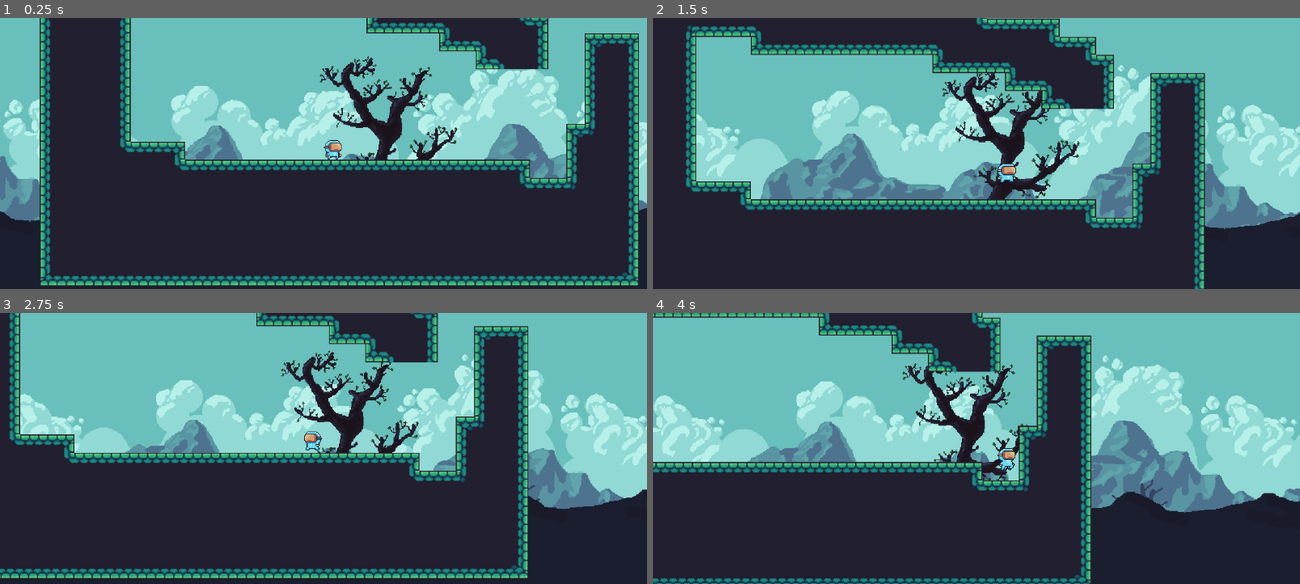
Above: before the commit, frames 1-4 (two rows, left to right).
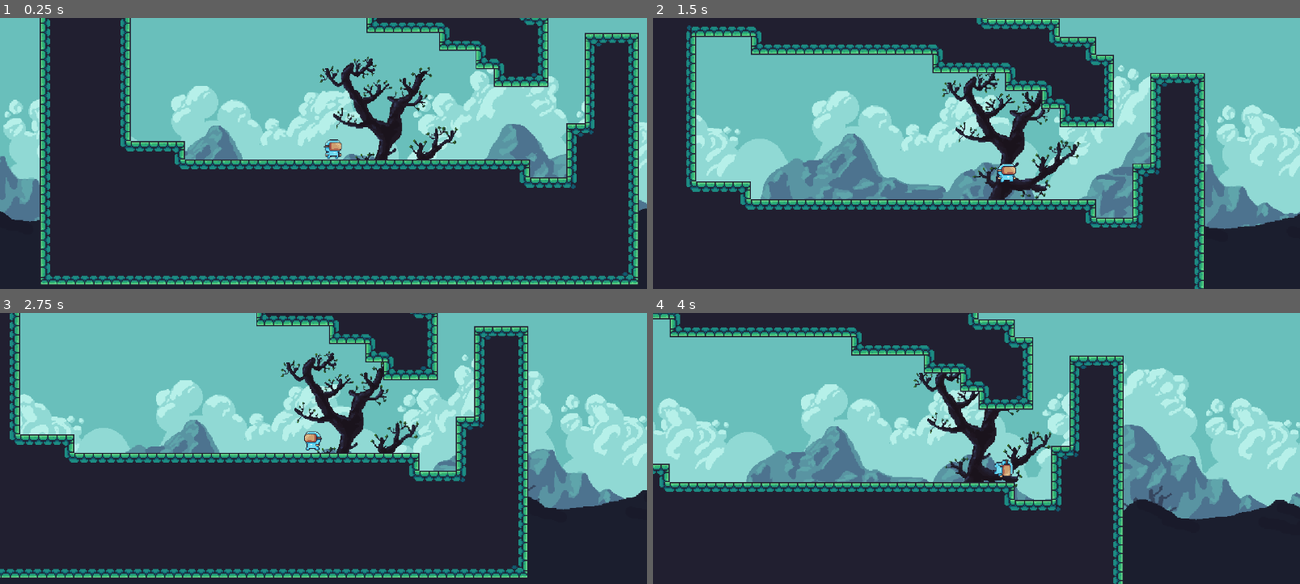
Above: after the commit, the same moments.

Repository: game-proyect-JM-SA/prueba-godot
Game: Godot game, scene res://mundo.tscn
Two runs of this game, one before a commit and one after it. Both use one fixed random seed, a clock stepped at 60 frames per second and the inputs below.
Inputs:
- Up to frame 1 (0.25 s): no input
- Up to frame 2 (1.5 s): hold Right (ui_right) from 0.53 s (still down); tap Up (ui_up) at 0.77 s
- Up to frame 3 (2.75 s): tap Up (ui_up) at 1.52 s; release Right (ui_right) at 2.03 s; hold Left (ui_left) from 2.03 s (still down)
- Up to frame 4 (4 s): release Left (ui_left) at 2.78 s; hold Right (ui_right) from 2.78 s (still down); tap Up (ui_up) at 3.02, 3.77 s

The runs differ from the first frame. In frame 1, 5.6% of the frame differs, in the area x 0-100%, y 0-99%; in frame 2, 3.4%; in frame 3, 3.5%; in frame 4, 32%, in the area x 0-100%, y 0-100%.

Commit message:
mejora de graficos

Diff:
--- a/mundo.tscn
+++ b/mundo.tscn
@@ -191,6 +191,8 @@
 texture = ExtResource("7_0oi55")
 
 [node name="TileMap" type="TileMap" parent="."]
+texture_filter = 1
+position = Vector2(0, -1)
 tile_set = SubResource("TileSet_pfhxm")
 format = 2
-layer_0/tile_data = PackedInt32Array(983040, 65536, 9, 98304 …(7239 unchanged characters)… 789, 0, 10, 1376253, 0, 9, 1310717, 0, 9)
+layer_0/tile_data = PackedInt32Array(983040, 65536, 9, 98304 …(7239 unchanged characters)… 789, 0, 10, 1376253, 0, 9, 1310717, 0, 9, 655382, 0, 10, 655383, 65536, 10, 655384, 131072, 10)
--- a/project.godot
+++ b/project.godot
@@ -12,7 +12,7 @@
 
 config/name="2d"
 run/main_scene="res://mundo.tscn"
-config/features=PackedStringArray("4.4")
+config/features=PackedStringArray("4.3")
 config/icon="res://icon.png"
 
 [display]
Not shown, changed: Assets/Fonts/COMICATE.TTF.import
Not shown, changed: Assets/Fonts/NokiaCellphoneFC.ttf.import
Not shown: 1 places in Player.tscn that only renumber resources
